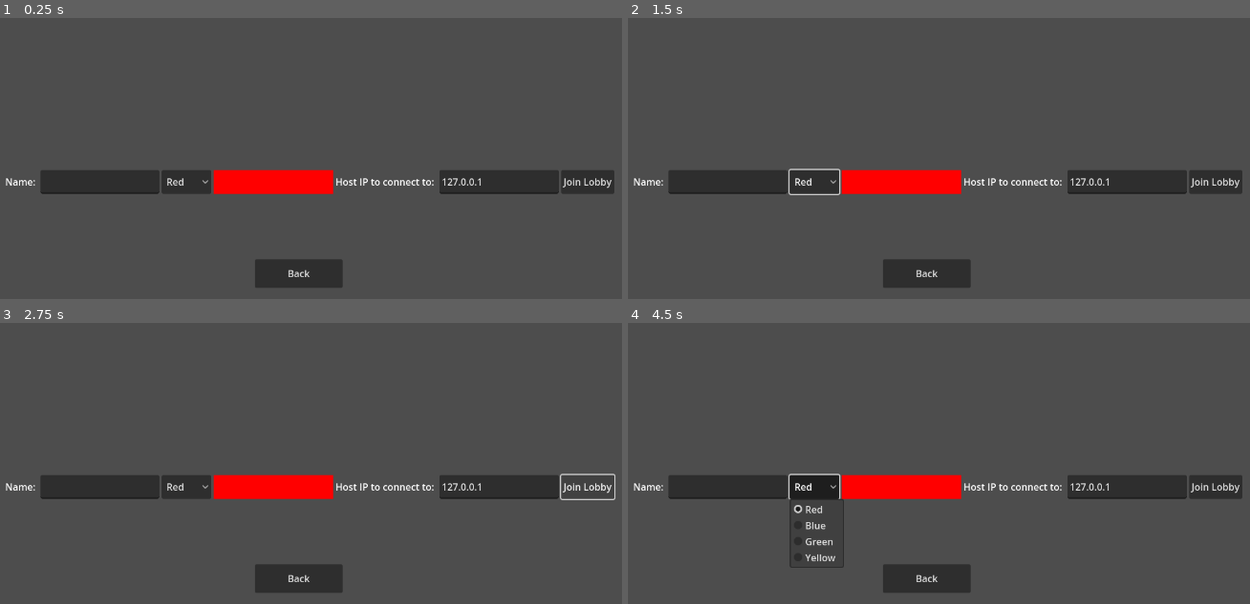
Above: before the commit, frames 1-4 (two rows, left to right).
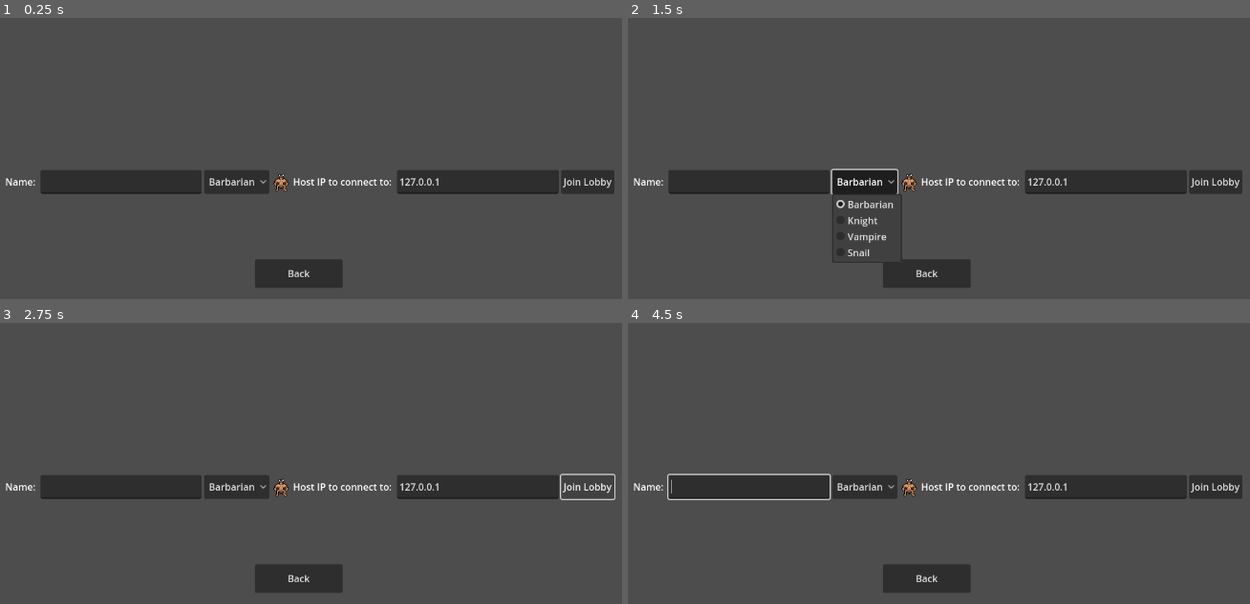
Above: after the commit, the same moments.

Repository: OneWhoLepps/TribalDynamics
Game: Godot game, scene res://Scenes/RefactoredTribalDynamics/JoinLobbyScene.tscn
The game is run twice, just before and just after one commit, with the same random seed, the same clock (stepped at 60 frames per second) and the same inputs. This scene is started directly instead of the project's main scene.
Inputs (mouse positions are in pixels of both pictures, inside the frame that each line leads up to):
- Up to frame 1 (0.25 s): no input
- Up to frame 2 (1.5 s): click (814, 180) at 0.5 s, where only the run before the commit has a clickable "Red"; click (864, 180) at 1.25 s, where only the run after the commit has a clickable "Barbarian"
- Up to frame 3 (2.75 s): click "Join Lobby" at 2 s
- Up to frame 4 (4.5 s): click (814, 485) at 2.75 s, where only the run before the commit has a clickable "Red"; click (864, 485) at 3.5 s, where only the run after the commit has a clickable "Barbarian"; click (814, 485) at 4.25 s, where only the run before the commit has a clickable "Red"

The runs differ from the first frame. In frame 1, 2.6% of the frame differs, in the area x 25-78%, y 53-63%; in frame 2, 3.3%; in frame 3, 2.6%; in frame 4, 3.4%, in the area x 6-78%, y 53-88%.

Commit message:
Replace colors with tribes
-Can now pick a tribe
-Have a little sprite of the tribe general when you pick the tribe
-When game starts, spawn the tribe general sprite for that player's tribe at that player's seat

Diff:
--- a/Scenes/RefactoredTribalDynamics/HostSetupScene.tscn
+++ b/Scenes/RefactoredTribalDynamics/HostSetupScene.tscn
@@ -1,12 +1,15 @@
-[gd_scene load_steps=2 format=3 uid="uid://cauqphr6p2o0b"]
+[gd_scene load_steps=3 format=3 uid="uid://cauqphr6p2o0b"]
 
 [ext_resource type="Script" path="res://Scripts/RefactoredTribalDynamics/HostSetupScene.gd" id="1_1ckpu"]
+[ext_resource type="Texture2D" uid="uid://c7n84seylhidx" path="res://Assets/Assets/Assets/Tribal_Dynamics_BarbGeneral.png" id="2_6pup1"]
 
 [node name="HostSetupScene" type="Control"]
 layout_mode = 3
 anchors_preset = 15
 anchor_right = 1.0
 anchor_bottom = 1.0
+offset_left = -21.0
+offset_right = -21.0
 grow_horizontal = 2
 grow_vertical = 2
 script = ExtResource("1_1ckpu")
@@ -26,7 +29,7 @@
 offset_bottom = 535.0
 text = "Begin Game Lobby"
 
-[node name="ColorPicker" type="OptionButton" parent="."]
+[node name="TribePicker" type="OptionButton" parent="."]
 layout_mode = 0
 offset_left = 527.0
 offset_top = 358.0
@@ -47,14 +50,7 @@
 offset_top = 326.0
 offset_right = 696.0
 offset_bottom = 349.0
-text = "Pick your color:"
-
-[node name="ColorPreview" type="ColorRect" parent="."]
-layout_mode = 0
-offset_left = 461.0
-offset_top = 358.0
-offset_right = 501.0
-offset_bottom = 398.0
+text = "Pick your tribe:"
 
 [node name="BackToMain" type="Button" parent="."]
 layout_mode = 0
@@ -64,5 +60,10 @@
 offset_bottom = 535.0
 text = "Back"
 
+[node name="TribePreview" type="Sprite2D" parent="."]
+position = Vector2(498, 375)
+texture = ExtResource("2_6pup1")
+
 [connection signal="pressed" from="BeginGameLobby" to="." method="_on_ReadyButton_pressed"]
+[connection signal="item_selected" from="TribePicker" to="." method="_on_tribe_picker_item_selected"]
 [connection signal="pressed" from="BackToMain" to="." method="_on_back_to_main_pressed"]
--- a/Scenes/RefactoredTribalDynamics/JoinLobbyScene.tscn
+++ b/Scenes/RefactoredTribalDynamics/JoinLobbyScene.tscn
@@ -1,6 +1,7 @@
-[gd_scene load_steps=2 format=3 uid="uid://x1k43m5a5iao"]
+[gd_scene load_steps=3 format=3 uid="uid://x1k43m5a5iao"]
 
 [ext_resource type="Script" path="res://Scripts/RefactoredTribalDynamics/JoinLobbyScene.gd" id="1_ug6yt"]
+[ext_resource type="Texture2D" uid="uid://c7n84seylhidx" path="res://Assets/Assets/Assets/Tribal_Dynamics_BarbGeneral.png" id="2_pt15x"]
 
 [node name="JoinLobbyScene" type="Control"]
 layout_mode = 3
@@ -26,12 +27,12 @@
 layout_mode = 2
 size_flags_horizontal = 3
 
-[node name="ColorPicker" type="OptionButton" parent="HBoxContainer"]
+[node name="TribePicker" type="OptionButton" parent="HBoxContainer"]
 layout_mode = 2
 
-[node name="ColorPreview" type="ColorRect" parent="HBoxContainer"]
+[node name="TribePreview" type="TextureRect" parent="HBoxContainer"]
 layout_mode = 2
-size_flags_horizontal = 3
+texture = ExtResource("2_pt15x")
 
 [node name="Label" type="Label" parent="HBoxContainer"]
 layout_mode = 2
@@ -54,5 +55,6 @@
 offset_bottom = 527.0
 text = "Back"
 
+[connection signal="item_selected" from="HBoxContainer/TribePicker" to="." method="_on_tribe_picker_item_selected"]
 [connection signal="pressed" from="HBoxContainer/JoinButton" to="." method="_on_JoinButton_pressed"]
 [connection signal="pressed" from="ReturnToMain" to="." method="_on_return_to_main_pressed"]
--- a/Scripts/GameBoard.gd
+++ b/Scripts/GameBoard.gd
@@ -1,13 +1,4 @@
 extends Node
-
-# Seat → general texture path. Seat assignment is fixed to tribe for the board visuals;
-# actual player identity is determined at runtime via GameManager.players.
-const GENERAL_TEXTURES = {
-	1: preload("res://Assets/Assets/Assets/Tribal_Dynamics_KnightGeneral.png"),
-	2: preload("res://Assets/Assets/Assets/Tribal_Dynamics_BarbGeneral.png"),
-	3: preload("res://Assets/Assets/Assets/Tribal_Dynamics_SnailGeneral.png"),
-	4: preload("res://Assets/Assets/Assets/Tribal_Dynamics_VampGeneral.png"),
-}
 
 # World positions matching the Player Control node offsets in GameBoard.tscn
 const GENERAL_POSITIONS = {
@@ -64,8 +55,17 @@
 
 func _place_generals():
 	for seat in GENERAL_POSITIONS:
+		var player = null
+		for p in GameManager.players.values():
+			if p.playerTableAssignment == seat:
+				player = p
+				break
+		if player == null:
+			continue
+
+		var tribe = player.tribe
 		var sprite = Sprite2D.new()
-		sprite.texture  = GENERAL_TEXTURES[seat]
+		sprite.texture  = GameManager.TRIBE_GENERAL_TEXTURES[tribe]
 		sprite.position = GENERAL_POSITIONS[seat]
 		sprite.scale    = GENERAL_SCALE
 		sprite.z_index  = 0
--- a/Scripts/RefactoredTribalDynamics/GameManager.gd
+++ b/Scripts/RefactoredTribalDynamics/GameManager.gd
@@ -11,22 +11,27 @@
 signal game_manager_ready_toggled(toggled, id)
 signal player_left_lobby(leaver_id: int, name: String)
 
-enum ColorEnum { RED, BLUE, GREEN, YELLOW }
-enum GameStates {LOBBY, INGAME, ENDED}
-var color_names: Array[Variant] = ["Red", "Blue", "Green", "Yellow"]
-var color_values: Array[Variant] = [Color(1, 0, 0), Color(0, 0.4, 1), Color(0, 1, 0), Color(1, 1, 0)]
-var color_enums: Array[Variant] = [ColorEnum.RED, ColorEnum.BLUE, ColorEnum.GREEN, ColorEnum.YELLOW,]
+enum TribeEnum { BARBARIAN, KNIGHT, VAMPIRE, SNAIL }
+var tribe_enum: Array[Variant] = [TribeEnum.BARBARIAN, TribeEnum.KNIGHT, TribeEnum.VAMPIRE, TribeEnum.SNAIL]
+var tribe_names: Array[String] = ["Barbarian", "Knight", "Vampire", "Snail"]
+const TRIBE_GENERAL_TEXTURES = {
+	GameManager.TribeEnum.BARBARIAN: preload("res://Assets/Assets/Assets/Tribal_Dynamics_BarbGeneral.png"),
+	GameManager.TribeEnum.KNIGHT:    preload("res://Assets/Assets/Assets/Tribal_Dynamics_KnightGeneral.png"),
+	GameManager.TribeEnum.VAMPIRE:   preload("res://Assets/Assets/Assets/Tribal_Dynamics_VampGeneral.png"),
+	GameManager.TribeEnum.SNAIL:     preload("res://Assets/Assets/Assets/Tribal_Dynamics_SnailGeneral.png"),
+}
+enum GameStates { LOBBY, INGAME, ENDED }
 
 var players: Dictionary = {}
 var chat_history: Array[Variant] = []
-var available_colors: Array[Variant] = []
+var available_tribes: Array[Variant] = []
 var game_state: int = GameStates.LOBBY
 var startingHealth: int = 10
 var startingStoredUnits: int = 3
 
 func _ready():
-	for e in color_enums:
-		available_colors.append(int(e))
+	for tribe in TribeEnum:
+		available_tribes.append(tribe)
 #CHAT
 #---------------------------------
 func add_chat_message(message: String):
@@ -46,7 +51,7 @@
 #---------------------------------
 #CHAT
 
-func add_player(id: int, playerName: String, color: int):
+func add_player(id: int, playerName: String, tribe: int):
 	if players.has(id):
 		return
 	var playerTableSeatId: int = 1;
@@ -55,7 +60,7 @@
 	players[id] = {
 		"id": id,
 		"name": playerName,
-		"color": color,#this is gonna turn into "race" or something similar
+		"tribe": tribe,#this is gonna turn into "race" or something similar
 		"health": startingHealth,
 		"stored_units": startingStoredUnits,
 		"ready": false,
@@ -76,9 +81,9 @@
 	game_state = state
 	emit_signal("game_state_changed")
 
-func request_register_player(id: int, playerName: String, color_enum: int):
-	add_player(id, playerName, color_enum)
-	var join_message: String = "%s has joined with color %s." % [playerName, color_names[color_enum]]
+func request_register_player(id: int, playerName: String, tribe_enum: int):
+	add_player(id, playerName, tribe_enum)
+	var join_message: String = "%s has joined." % [playerName]
 	add_chat_message(join_message)
 	sync_all_player_dictionaries()
 	add_player_notify_clients.rpc(players[id])
@@ -101,10 +106,10 @@
 #this is marked any_peer so that CLIENTS can call this w/ rpc_id(1)
 #which means the host will be running this
 @rpc("any_peer")
-func client_request_register_player(id: int, playerName: String, color_enum: int) -> void:
+func client_request_register_player(id: int, playerName: String, tribe_enum: int) -> void:
 	if _is_not_server():
 		return
-	request_register_player(id, playerName, color_enum)
+	request_register_player(id, playerName, tribe_enum)
 
 #this is marked any_peer so that CLIENTS can call this w/ rpc_id(1)
 #which means the host will be running this
--- a/Scripts/RefactoredTribalDynamics/HostSetupScene.gd
+++ b/Scripts/RefactoredTribalDynamics/HostSetupScene.gd
@@ -1,24 +1,15 @@
 extends Control
 
 @onready var name_input = $PlayerNameInput
-@onready var color_selector = $ColorPicker
-@onready var color_preview = $ColorPreview
+@onready var tribe_selector = $TribePicker
+@onready var tribe_preview = $TribePreview
 @onready var ready_button = $BeginGameLobby
 
 # Define color enum or mapping
-var color_names = ["Red", "Blue", "Green", "Yellow"]
-var color_enums = [GameManager.ColorEnum.RED, GameManager.ColorEnum.BLUE, GameManager.ColorEnum.GREEN, GameManager.ColorEnum.YELLOW]
 
 func _ready():
-	for name in GameManager.color_names:
-		color_selector.add_item(name)
-	_update_color_preview()
-	color_selector.connect("item_selected", Callable(self, "_update_color_preview"))
-
-func _update_color_preview(index := -1):
-	if index == -1:
-		index = color_selector.get_selected_id()
-	color_preview.color = GameManager.color_values[index]
+	for name in GameManager.tribe_names:
+		tribe_selector.add_item(name)
 
 func _on_ReadyButton_pressed():
 	var name = name_input.text.strip_edges()
@@ -26,8 +17,8 @@
 		print("Name is required.")
 		return
 
-	var selected_index = color_selector.get_selected_id()
-	var selected_enum = color_enums[selected_index]
+	var selected_index = tribe_selector.get_selected_id()
+	var selected_tribe = GameManager.TribeEnum.values()[selected_index]
 
 	var net = get_node("/root/GameNetworkManager")
 	net.host_server()
@@ -35,10 +26,10 @@
 
 	# Register host as a player
 	var my_id = multiplayer.get_unique_id()
-	GameManager.add_player(my_id, name, selected_enum)
+	GameManager.add_player(my_id, name, selected_tribe)
 
 	# Add chat message
-	var join_message = "%s has joined with color %s." % [name, GameManager.color_names[selected_enum]]
+	var join_message = "%s has joined." % [name]
 	GameManager.add_chat_message(join_message)
 
 	get_tree().change_scene_to_file(Constants.LOBBY_SCENE_PATH)
@@ -46,3 +37,8 @@
 
 func _on_back_to_main_pressed():
 	get_tree().change_scene_to_file(Constants.MAIN_SCENE_PATH)
+
+
+func _on_tribe_picker_item_selected(index):
+	var tribe = GameManager.tribe_enum[index]
+	$TribePreview.texture = GameManager.TRIBE_GENERAL_TEXTURES[tribe]
--- a/Scripts/RefactoredTribalDynamics/JoinLobbyScene.gd
+++ b/Scripts/RefactoredTribalDynamics/JoinLobbyScene.gd
@@ -1,27 +1,19 @@
 extends Control
 
 @onready var name_input = $HBoxContainer/PlayerNameInput
-@onready var color_picker = $HBoxContainer/ColorPicker
+@onready var tribe_picker = $HBoxContainer/TribePicker
 @onready var ip_input = $HBoxContainer/IPInput
 @onready var join_button = $HBoxContainer/JoinButton
-@onready var color_preview = $HBoxContainer/ColorPreview
-
-var color_enums = [GameManager.ColorEnum.RED, GameManager.ColorEnum.BLUE, GameManager.ColorEnum.GREEN, GameManager.ColorEnum.YELLOW]
+@onready var tribe_preview = $HBoxContainer/TribePreview
 
 func _ready():
-	for name in GameManager.color_names:
-		color_picker.add_item(name)
-	color_picker.connect("item_selected", _on_color_selected)
-	_on_color_selected(color_picker.get_selected_id()) # initial preview
-
-func _on_color_selected(index):
-	color_preview.color = GameManager.color_values[index]
+	for name in GameManager.tribe_names:
+		tribe_picker.add_item(name)
 
 func _on_JoinButton_pressed():
 	var name = name_input.text.strip_edges()
 	var ip = ip_input.text.strip_edges()
-	var color_index = color_picker.get_selected_id()
-	var color_enum = color_enums[color_index]
+	var tribe_index = tribe_picker.get_selected_id()
 
 	if name == "":
 		print("Missing info.")
@@ -41,7 +33,7 @@
 
 		GameManager.set_multiplayer_authority(1)
 		#after peer is connected, ask the server to register the joining player
-		GameManager.client_request_register_player.rpc_id(Constants.HOST_ID, multiplayer.get_unique_id(), name, color_enum)
+		GameManager.client_request_register_player.rpc_id(Constants.HOST_ID, multiplayer.get_unique_id(), name, GameManager.TribeEnum.values()[tribe_index])
 		#put in some arbitrary wait so that request and sync back works
 		await get_tree().create_timer(0.1).timeout
 		get_tree().change_scene_to_file(Constants.LOBBY_SCENE_PATH)
@@ -55,3 +47,7 @@
 
 func _on_return_to_main_pressed():
 	get_tree().change_scene_to_file(Constants.MAIN_SCENE_PATH)
+
+func _on_tribe_picker_item_selected(index):
+	var tribe = GameManager.tribe_enum[index]
+	tribe_preview.texture = GameManager.TRIBE_GENERAL_TEXTURES[tribe]
--- a/Scripts/RefactoredTribalDynamics/PlayerEntryInLobby.gd
+++ b/Scripts/RefactoredTribalDynamics/PlayerEntryInLobby.gd
@@ -8,7 +8,6 @@
 	player_id = entry_data["id"]
 	set_ready_visual(entry_data["ready"], player_id)
 	$HBoxContainer/PlayerName.text = entry_data["name"]
-	$HBoxContainer/ColorPreview.color = GameManager.color_values[entry_data["color"]]
 	$HBoxContainer/ReadyToggle.button_pressed = entry_data["ready"]
 
 	# Ensure the node is fully inside the tree before checking multiplayer ID
--- a/project.godot
+++ b/project.godot
@@ -11,7 +11,7 @@
 [application]
 
 config/name="Tribal Dynamics"
-run/main_scene="res://Scenes/RefactoredTribalDynamics/DebugEntry.tscn"
+run/main_scene="res://Scenes/RefactoredTribalDynamics/MainScene.tscn"
 config/features=PackedStringArray("4.2", "GL Compatibility")
 boot_splash/show_image=false
 boot_splash/fullsize=false
